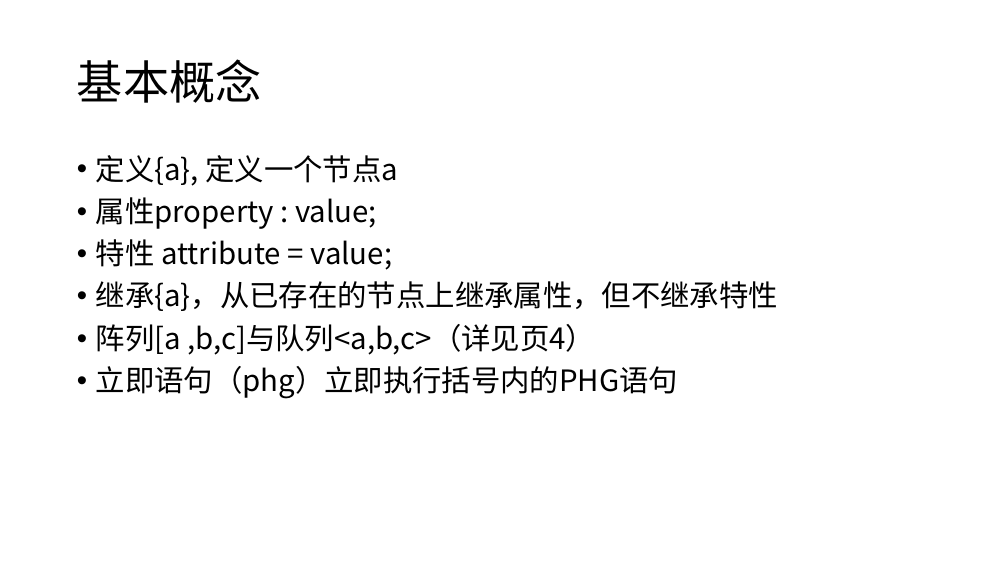
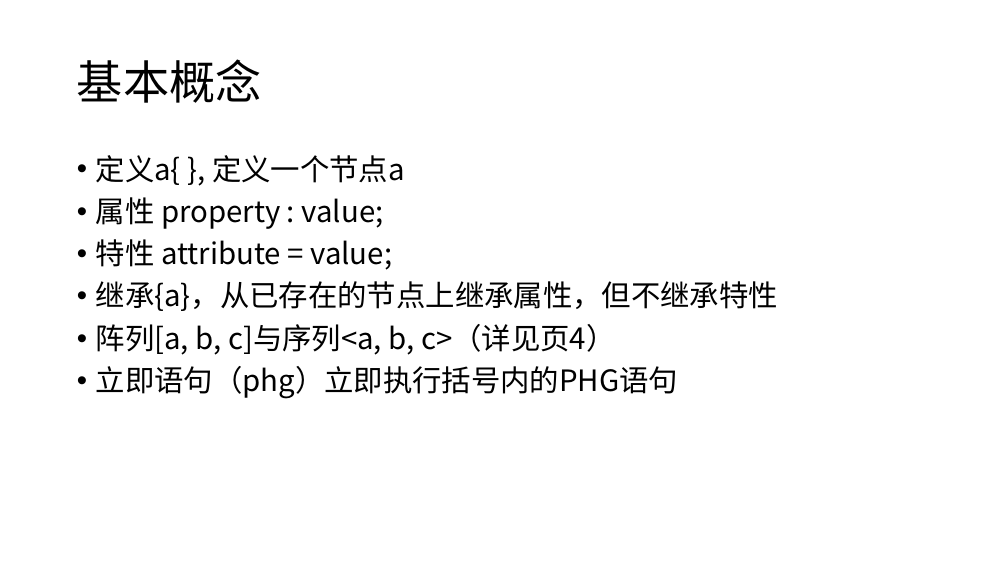
Before and after one commit to panguojun/.PHG., a slide deck: slide 3 of PHG语法手册.pptx. Drawn at 1008x567 pixels with LibreOffice and Linux fonts; fonts in the diff are those of the drawing. Boxes give left, top, right and bottom in pixels: in the first picture for what was removed or moved away, otherwise in the second. Text is boxed around its words. In the diff, an @@ line names an element or a change of style, - is before the commit and + after.

```diff
--- a/PHG语法手册.pptx
+++ b/PHG语法手册.pptx
@@ text at bbox=[96, 155, 405, 229]: text changed @@
-• 定义{a}, 定义一个节点a
-• 属性property : value;
+• 定义a{ }, 定义一个节点a
+• 属性 property : value;
@@ text at bbox=[96, 324, 615, 355]: text changed @@
-• 阵列[a ,b,c]与队列<a,b,c>（详见页4）
+• 阵列[a, b, c]与序列<a, b, c>（详见页4）
```
Also in this commit, not shown: 6 other slides changed, 2 slides added.
